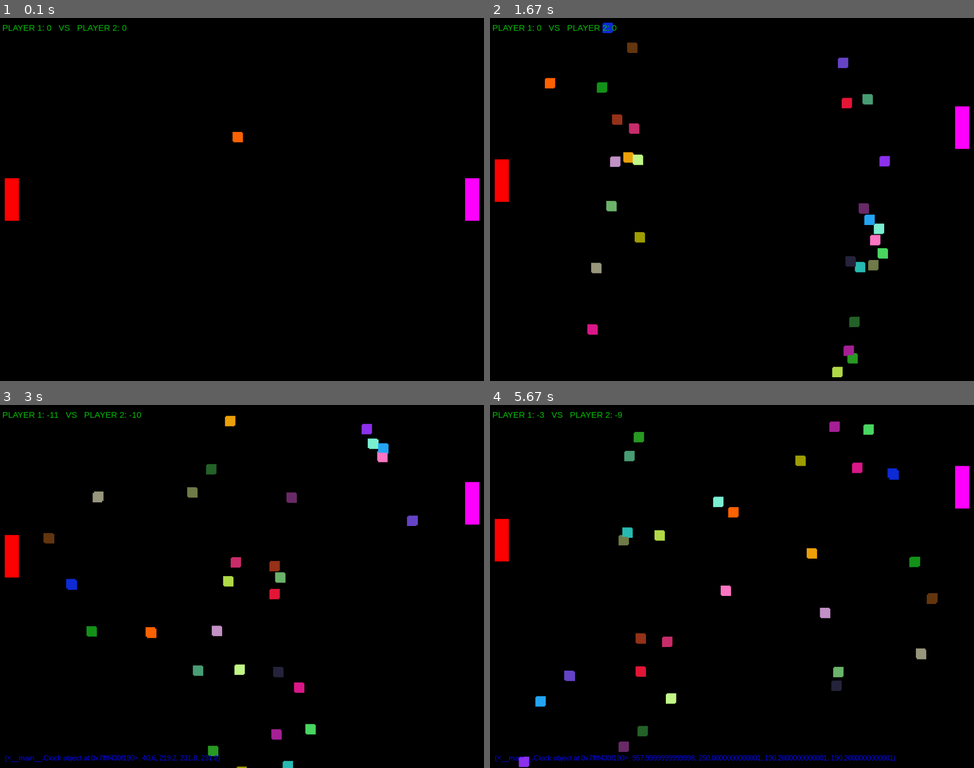
Above: before the commit, frames 1-4 (two rows, left to right).
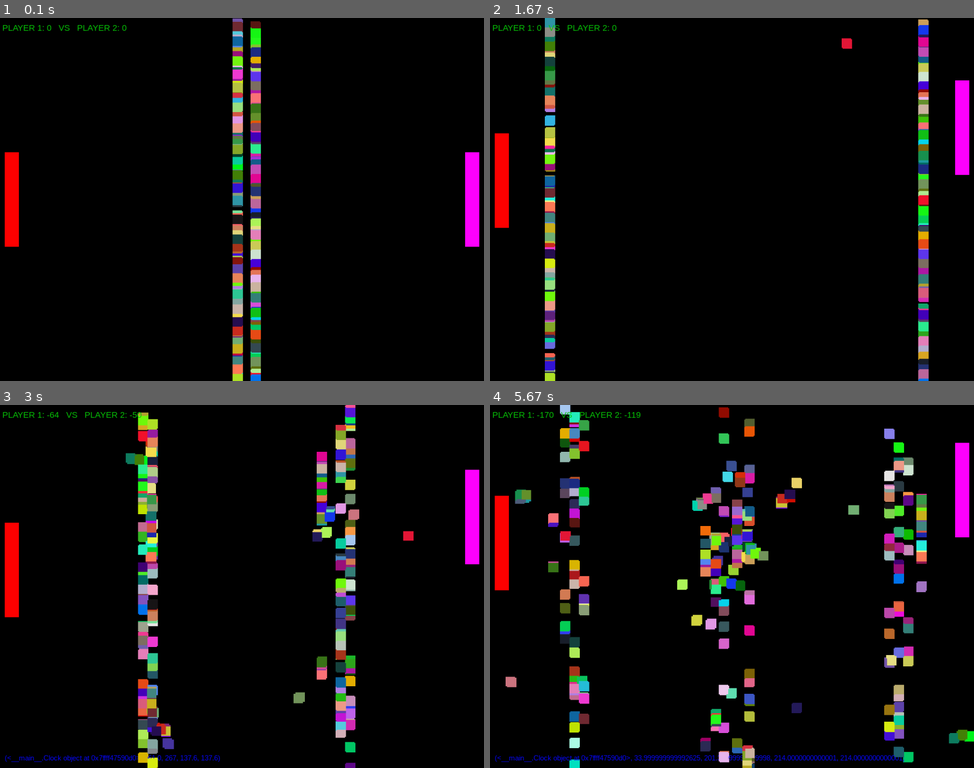
Above: after the commit, the same moments.

Repository: leonardoleandrodev/pygame
Game: pygame game, started from main.py
Same seed, same stepped clock (60 frames per second), same inputs: the game is played once before the commit and once after it.
Inputs:
- Up to frame 1 (0.1 s): no input
- Up to frame 2 (1.67 s): hold N 0.33-0.8 s; hold Up 0.33-0.8 s; hold Up 0.83-1.3 s; hold W 0.83-1.3 s; hold Down 1.33-1.63 s; hold S 1.33-1.63 s
- Up to frame 3 (3 s): hold Up 1.67-2.03 s; hold W 1.67-2.03 s; hold Down 2.07-2.43 s; hold S 2.07-2.43 s; hold Up 2.47-2.77 s; hold W 2.47-2.77 s; hold Down from 2.8 s (still down); hold S from 2.8 s (still down)
- Up to frame 4 (5.67 s): release Down at 3.1 s; release S at 3.1 s; hold Up 3.13-3.5 s; hold W 3.13-3.5 s; hold Down 3.53-3.9 s; hold S 3.53-3.9 s; hold Up 3.93-4.23 s; hold W 3.93-4.23 s; hold Down 4.27-4.57 s; hold S 4.27-4.57 s; hold Up 4.6-4.97 s; hold W 4.6-4.97 s; hold Down 5-5.37 s; hold S 5-5.37 s; hold Up from 5.4 s (still down); hold W from 5.4 s (still down)

The runs differ from the first frame. In frame 1, 5.3% of the frame differs, in the area x 0-100%, y 0-100%; in frame 2, 7.1%; in frame 3, 11%; in frame 4, 14%.

Commit message:
melhorias

Diff:
--- a/main.py
+++ b/main.py
@@ -2,6 +2,8 @@
 from pygame.locals import *
 import time
 import random
+from playsound import playsound
+
 LARGURA_JANELA = 1024
 ALTURA_JANELA = 768
 FRAMES = 60
@@ -9,10 +11,10 @@
 fm = 0
 db = ""
 pause = False
-
+timeBall = 0
 lstBola = []
 class Jogador:
-    tamanho = [30,90]
+    tamanho = [30,200]
     posX = 0#posicao largura
     posY = 0#posicao altura
     pontos = 0
@@ -48,10 +50,12 @@
         self.velocidade=2
     def move(self):
 
-        if self.moveUp:
+        if self.moveUp == True:
             self.posY -= self.velocidade
+        elif self.moveUp == False:
+            self.posY += self.velocidade
         else:
-            self.posY += self.velocidade
+            self.posY += 0
         if self.moveLeft:
             self.posX += self.velocidade
         else:
@@ -69,17 +73,25 @@
             self.posInicial()
             self.moveLeft = not self.moveLeft
             jg2.pontos +=1
+           # sound2.play()
         elif (self.posX+self.tamanho[0]) > LARGURA_JANELA:
             self.posInicial()
             self.moveLeft = not self.moveLeft
             jg1.pontos +=1
+            #sound2.play()
         elif self.posY < 0:
             self.moveUp = not self.moveUp
+            #sound1.play()
         elif (self.posY+self.tamanho[1]) > ALTURA_JANELA:
             self.moveUp = not self.moveUp
+            #sound1.play()
         self.move()
 
-
+pygame.mixer.pre_init(44100,-16,1, 1024 * 5)
+pygame.mixer.init()
+pygame.mixer.set_num_channels(10)
+sound1 = pygame.mixer.Sound('sound1.wav')
+sound2 = pygame.mixer.Sound('sound2.wav')
 
 jg1 = Jogador()
 jg1.cor = (255,0,0)
@@ -91,12 +103,14 @@
 jg2.cor = (255,0,255)
 jg2.posX = (LARGURA_JANELA-jg2.tamanho[0]) -10
 jg2.posY = (ALTURA_JANELA/2)-(jg2.tamanho[1]/2)
-
-
-bola = Bola()
-bola.cor = (255,100,0)
-bola.posInicial()
-lstBola.append(bola)
+for i in range(300) :
+    bola = Bola()
+    bola.cor = (random.randint(1,255),random.randint(1,255),random.randint(1,255))
+    bola.posInicial()
+    lstBola.append(bola)
+
+
+
 def debug(msg):
     global fontDebug
     text = fontDebug.render(msg, True, [10,10,255])
@@ -124,6 +138,15 @@
                 b.speedUp()
                 db = clock,b.posX,b.posY,jg1.posY,jg1.posY
                 jg1.pontos-=2
+                if b.posY+b.tamanho[1] < jg1.posY+(jg1.tamanho[1]*0.20):
+                    b.moveUp = True
+                elif b.posY > jg1.posY+(jg1.tamanho[1]*0.80) :
+                    b.moveUp = False
+                else:
+                    b.moveUp = None
+
+
+                #sound1.play()
         if b.posY+b.tamanho[1] > jg2.posY and b.posY < jg2.posY+jg1.tamanho[1]:
             if b.posX+b.tamanho[0] > jg2.posX and b.posX < jg2.posX+jg2.tamanho[0]:
                 b.moveLeft = not b.moveLeft
@@ -131,6 +154,13 @@
                 b.speedUp()
                 db = clock,b.posX,b.posY,jg2.posY,jg2.posY
                 jg2.pontos-=2
+                if b.posY+b.tamanho[1] < jg2.posY+(jg2.tamanho[1]*0.20):
+                    b.moveUp = True
+                elif b.posY > jg2.posY+(jg2.tamanho[1]*0.80) :
+                    b.moveUp = False
+                else:
+                    b.moveUp = None
+                #sound1.play()
 
     jg1.velocidade = bola.velocidade*2
     jg2.velocidade = bola.velocidade*2
@@ -140,7 +170,7 @@
 
 
 def inputs():
-    global jg1,jg2,run,pause
+    global jg1,jg2,run,pause,timeBall
     keys = pygame.key.get_pressed()
     if keys[K_p]:
         pause = not pause
@@ -159,12 +189,17 @@
         run = False
 
     if keys[K_n]:
-        print(len(lstBola))
+        print(len(lstBola),timeBall)
+        timeBall += 1
         if clock.get_fps() > 57:
             bola = Bola()
             bola.cor = (random.randint(1,255),random.randint(1,255),random.randint(1,255))
             bola.posInicial()
-            lstBola.append(bola)
+            if timeBall > 20:
+                lstBola.append(bola)
+                timeBall = 0
+        else:
+            del lstBola[0]
 
 def desenhar():
     jg1.desenhar()
@@ -172,8 +207,8 @@
     for b in lstBola:
         b.desenhar()
     painel()
-
-
+    if clock.get_fps() < 57 and  len(lstBola) > 200:
+        del lstBola[0]
 
 pygame.init()
 fontPainel = pygame.font.SysFont("tahoma", 18)
